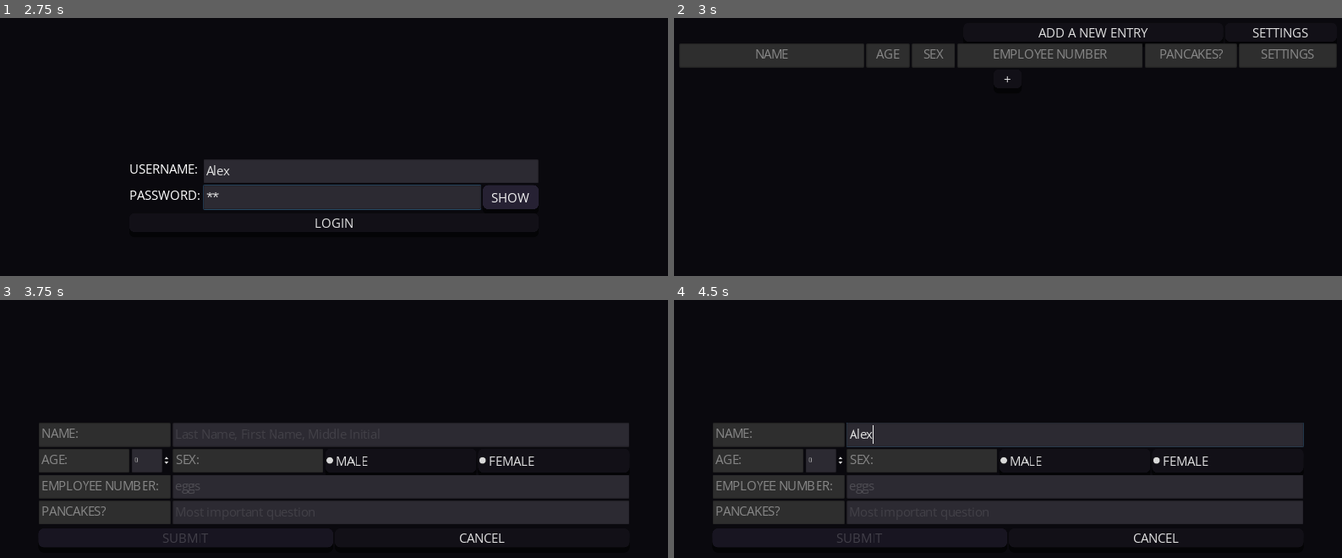
Above: before the commit, frames 1-4 (two rows, left to right).
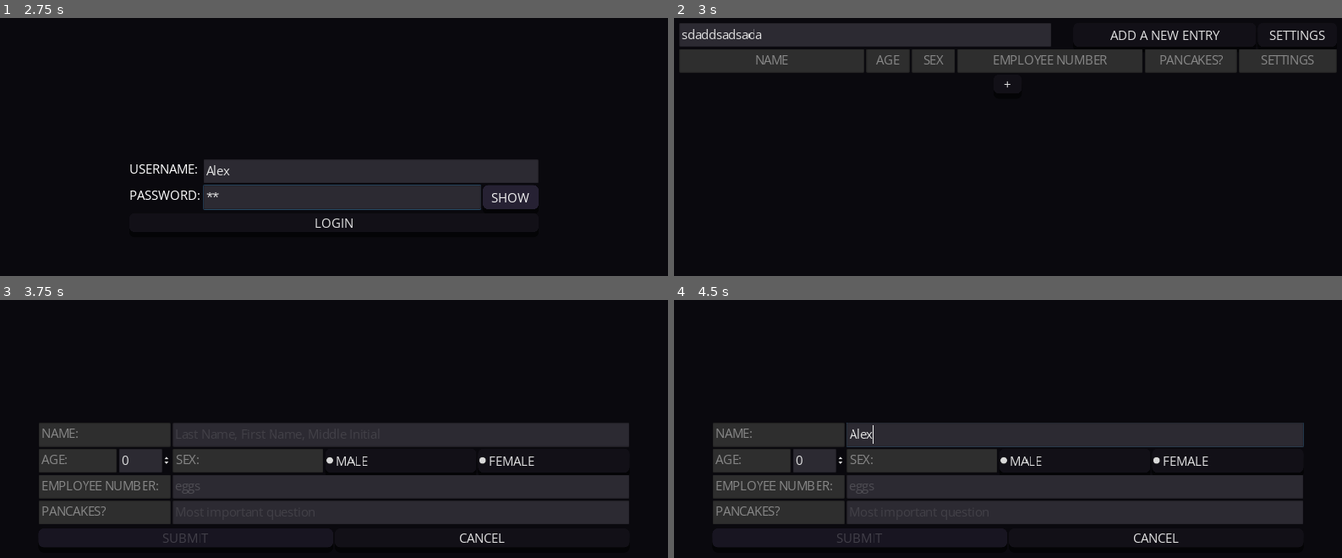
Above: after the commit, the same moments.

Repository: JerswinMendiola/mms149project
Game: Godot game, scene res://Main.tscn
Two runs of this game, one before a commit and one after it. Both use one fixed random seed, a clock stepped at 60 frames per second and the inputs below.
Inputs (mouse positions are in pixels of both pictures, inside the frame that each line leads up to):
- Up to frame 1 (2.75 s): click (374, 170) at 0.52 s; type "Alex" at 0.6 s; click (340, 196) at 0.75 s; type "12" at 0.83 s; click "SHOW" at 1.25 s; click "HIDE" at 2 s
- Up to frame 2 (3 s): click "LOGIN" at 2.75 s
- Up to frame 3 (3.75 s): click "ADD A NEW ENTRY" at 3.5 s
- Up to frame 4 (4.5 s): click (1074, 434) at 4.27 s; type "Alex" at 4.35 s

Frame 1 is identical in both runs. In frame 2, 9.1% of the frame differs, in the area x 0-100%, y 1-27%; in frame 3, 0.1%; in frame 4, 0.1%.

Commit message:
Implemented Search

Diff:
--- a/Godot Project Files/Main.tscn
+++ b/Godot Project Files/Main.tscn
@@ -12,6 +12,8 @@
 [ext_resource path="res://SavingSystem.gd" type="Script" id=10]
 [ext_resource path="res://Main/Confirm/Confirm Window.tscn" type="PackedScene" id=11]
 [ext_resource path="res://Data/EditData.gd" type="Script" id=12]
+[ext_resource path="res://Main/List Item.tscn" type="PackedScene" id=13]
+[ext_resource path="res://Main/Search.gd" type="Script" id=14]
 
 [sub_resource type="DynamicFont" id=2]
 size = 15
@@ -146,7 +148,6 @@
 }
 
 [node name="Main" type="VBoxContainer" parent="."]
-visible = false
 margin_left = 18.0
 margin_top = 19.0
 margin_right = 1262.0
@@ -159,35 +160,45 @@
 
 [node name="HBoxContainer2" type="HBoxContainer" parent="Main"]
 margin_right = 1244.0
-margin_bottom = 34.0
+margin_bottom = 44.0
 alignment = 2
 
+[node name="Search" type="LineEdit" parent="Main/HBoxContainer2"]
+margin_right = 704.0
+margin_bottom = 44.0
+size_flags_horizontal = 3
+size_flags_stretch_ratio = 2.04
+theme = ExtResource( 9 )
+text = "sdaddsadsada"
+script = ExtResource( 14 )
+
 [node name="Control" type="Control" parent="Main/HBoxContainer2"]
-margin_right = 534.0
-margin_bottom = 34.0
-size_flags_horizontal = 3
-size_flags_stretch_ratio = 1.09
+margin_left = 708.0
+margin_right = 742.0
+margin_bottom = 44.0
+size_flags_horizontal = 3
+size_flags_stretch_ratio = 0.1
 
 [node name="Add" type="Button" parent="Main/HBoxContainer2"]
-margin_left = 538.0
-margin_right = 1029.0
-margin_bottom = 34.0
+margin_left = 746.0
+margin_right = 1091.0
+margin_bottom = 44.0
 size_flags_horizontal = 11
 text = "ADD A NEW ENTRY"
 script = ExtResource( 6 )
 
 [node name="Settings" type="Button" parent="Main/HBoxContainer2"]
-margin_left = 1033.0
+margin_left = 1095.0
 margin_right = 1244.0
-margin_bottom = 34.0
+margin_bottom = 44.0
 size_flags_horizontal = 11
 size_flags_stretch_ratio = 0.43
 text = "SETTINGS"
 
 [node name="HBoxContainer" type="HBoxContainer" parent="Main"]
-margin_top = 38.0
+margin_top = 48.0
 margin_right = 1244.0
-margin_bottom = 82.0
+margin_bottom = 92.0
 
 [node name="LineEdit" type="LineEdit" parent="Main/HBoxContainer"]
 margin_right = 350.0
@@ -261,7 +272,7 @@
 selecting_enabled = false
 
 [node name="ScrollContainer" type="ScrollContainer" parent="Main"]
-margin_top = 86.0
+margin_top = 96.0
 margin_right = 1244.0
 margin_bottom = 682.0
 size_flags_horizontal = 3
@@ -269,20 +280,24 @@
 
 [node name="List" type="VBoxContainer" parent="Main/ScrollContainer"]
 margin_right = 1244.0
-margin_bottom = 34.0
+margin_bottom = 82.0
 size_flags_horizontal = 3
 theme = ExtResource( 9 )
+
+[node name="item" parent="Main/ScrollContainer/List" instance=ExtResource( 13 )]
 
 [node name="Add" type="Button" parent="Main/ScrollContainer/List"]
 margin_left = 597.0
+margin_top = 48.0
 margin_right = 647.0
-margin_bottom = 34.0
+margin_bottom = 82.0
 size_flags_horizontal = 4
 custom_fonts/font = ExtResource( 1 )
 text = "   +   "
 script = ExtResource( 6 )
 
 [node name="Data" type="VBoxContainer" parent="."]
+visible = false
 anchor_left = 0.5
 anchor_top = 0.5
 anchor_right = 0.5
@@ -481,4 +496,5 @@
 [connection signal="pressed" from="Data/HBoxContainer/Cancel Entry" to="Data/HBoxContainer/Cancel Entry" method="cancel"]
 [connection signal="pressed" from="Confirm Window/VBoxContainer/HBoxContainer3/Yes" to="SavingSystem" method="save"]
 
+[editable path="Main/ScrollContainer/List/item"]
 [editable path="Confirm Window"]
--- /dev/null
+++ b/Godot Project Files/Main/Search.gd
@@ -0,0 +1,16 @@
+extends LineEdit
+
+func _process(delta: float) -> void:
+	if text != "":
+		for item in get_parent().get_parent().get_node("ScrollContainer/List").get_children():
+			if item is HBoxContainer:
+				for child in item.get_children():
+					if child is LineEdit and child.text == text:
+						item.visible = true
+						break
+					else:
+						item.visible = false
+	else:
+		for item in get_parent().get_parent().get_node("ScrollContainer/List").get_children():
+			if item is HBoxContainer:
+				item.visible = true
--- a/Godot Project Files/Theme.tres
+++ b/Godot Project Files/Theme.tres
@@ -36,3 +36,4 @@
 Button/styles/hover = SubResource( 2 )
 Button/styles/normal = SubResource( 1 )
 Button/styles/pressed = SubResource( 2 )
+LineEdit/fonts/font = ExtResource( 1 )
Not shown: 1 places in Godot Project Files/Main.tscn that only renumber resources
